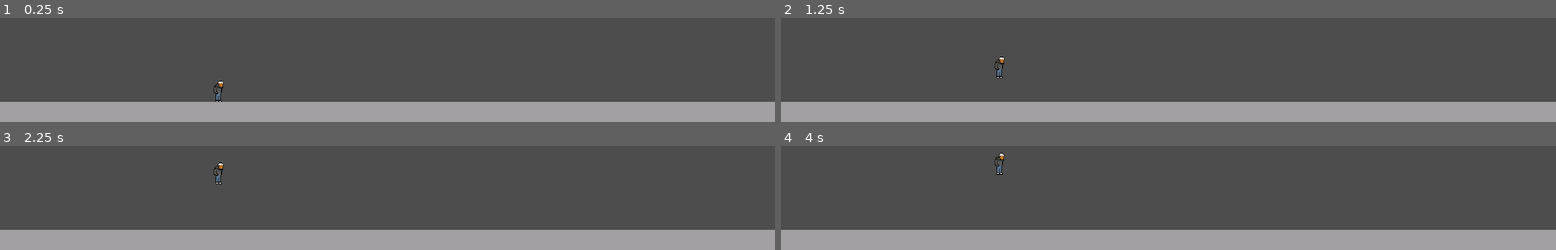
Above: before the commit, frames 1-4 (two rows, left to right).
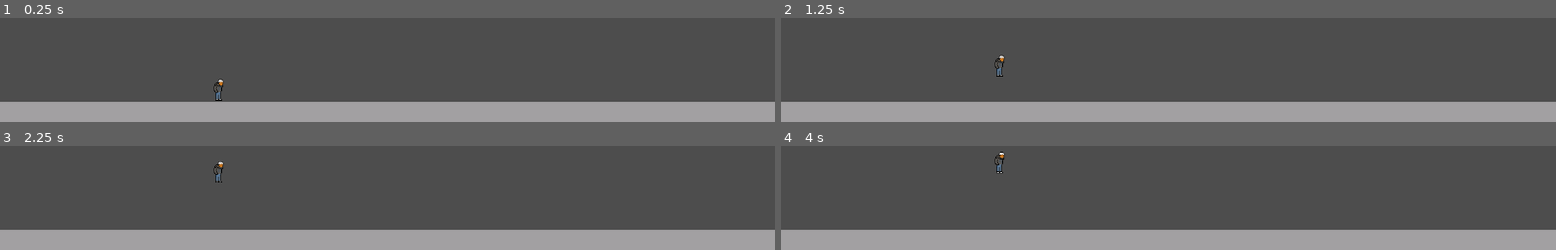
Above: after the commit, the same moments.

Repository: Nivedh-scammer/Western-Smash-College
Game: Godot game, scene res://scene/canteen_level.tscn
The game is run twice, just before and just after one commit, with the same random seed, the same clock (stepped at 60 frames per second) and the same inputs.
Inputs:
- Up to frame 1 (0.25 s): no input
- Up to frame 2 (1.25 s): tap Enter at 0.5 s
- Up to frame 3 (2.25 s): tap Space at 1.25 s; tap Enter at 2 s
- Up to frame 4 (4 s): tap Space at 2.75 s; tap Enter at 3.5 s

The runs differ from the first frame. In frame 1, 0.1% of the frame differs, in the area x 27-29%, y 59-81%; in frame 2, 0.1%; in frame 3, 0.1%; in frame 4, 0.1%, in the area x 27-29%, y 5-28%.

Commit message:
Update player.tscn

Diff:
--- a/player.tscn
+++ b/player.tscn
@@ -1,6 +1,7 @@
-[gd_scene load_steps=12 format=3 uid="uid://bnryxgco02kvo"]
+[gd_scene load_steps=17 format=3 uid="uid://bnryxgco02kvo"]
 
-[ext_resource type="Texture2D" uid="uid://xhvs1pdmcnax" path="res://assets/characters/samWalk.png" id="1_4flbx"]
+[ext_resource type="Texture2D" uid="uid://be62dmm8ccl7d" path="res://assets/characters/samWalk.png" id="1_4flbx"]
+[ext_resource type="Texture2D" uid="uid://o6f7ijyaw6n4" path="res://assets/characters/Sam Punch.png" id="1_onrkg"]
 
 [sub_resource type="GDScript" id="GDScript_4flbx"]
 script/source = "extends CharacterBody2D
@@ -41,6 +42,22 @@
 	move_and_slide()
 "
 
+[sub_resource type="AtlasTexture" id="AtlasTexture_b26j0"]
+atlas = ExtResource("1_onrkg")
+region = Rect2(0, 0, 64, 64)
+
+[sub_resource type="AtlasTexture" id="AtlasTexture_n7ghd"]
+atlas = ExtResource("1_onrkg")
+region = Rect2(64, 0, 64, 64)
+
+[sub_resource type="AtlasTexture" id="AtlasTexture_nvl01"]
+atlas = ExtResource("1_onrkg")
+region = Rect2(128, 0, 64, 64)
+
+[sub_resource type="AtlasTexture" id="AtlasTexture_ivps1"]
+atlas = ExtResource("1_onrkg")
+region = Rect2(0, 64, 64, 64)
+
 [sub_resource type="AtlasTexture" id="AtlasTexture_onrkg"]
 atlas = ExtResource("1_4flbx")
 region = Rect2(0, 0, 32, 32)
@@ -73,6 +90,23 @@
 animations = [{
 "frames": [{
 "duration": 1.0,
+"texture": SubResource("AtlasTexture_b26j0")
+}, {
+"duration": 1.0,
+"texture": SubResource("AtlasTexture_n7ghd")
+}, {
+"duration": 1.0,
+"texture": SubResource("AtlasTexture_nvl01")
+}, {
+"duration": 1.0,
+"texture": SubResource("AtlasTexture_ivps1")
+}],
+"loop": true,
+"name": &"punch",
+"speed": 12.0
+}, {
+"frames": [{
+"duration": 1.0,
 "texture": SubResource("AtlasTexture_onrkg")
 }, {
 "duration": 1.0,
@@ -98,8 +132,9 @@
 "speed": 7.0
 }]
 
-[sub_resource type="RectangleShape2D" id="RectangleShape2D_b26j0"]
-size = Vector2(15, 31)
+[sub_resource type="CapsuleShape2D" id="CapsuleShape2D_urp6f"]
+radius = 9.0
+height = 34.0
 
 [node name="Sam" type="CharacterBody2D"]
 collision_layer = 2
@@ -108,10 +143,9 @@
 [node name="AnimatedSprite2D" type="AnimatedSprite2D" parent="."]
 position = Vector2(0, -1)
 sprite_frames = SubResource("SpriteFrames_sh265")
-animation = &"walkingForward"
-frame = 6
-frame_progress = 1.0
+animation = &"punch"
+frame_progress = 0.259397
 
 [node name="CollisionShape2D" type="CollisionShape2D" parent="."]
-position = Vector2(-1.5, -0.5)
-shape = SubResource("RectangleShape2D_b26j0")
+position = Vector2(0, -1)
+shape = SubResource("CapsuleShape2D_urp6f")
